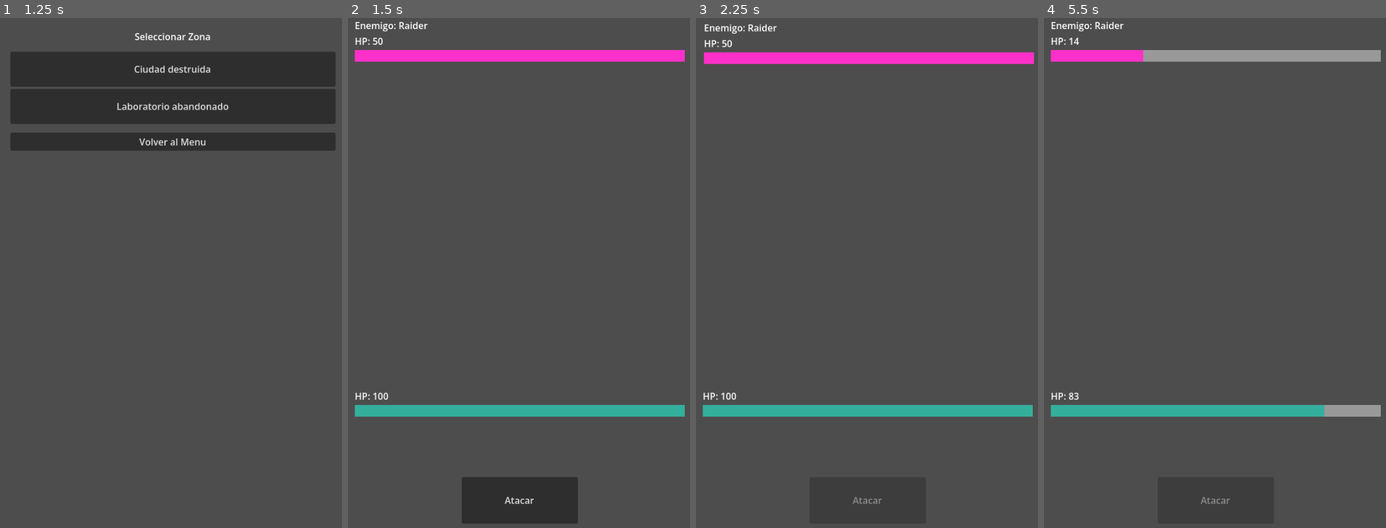
Above: before the commit, frames 1-4 (left to right).
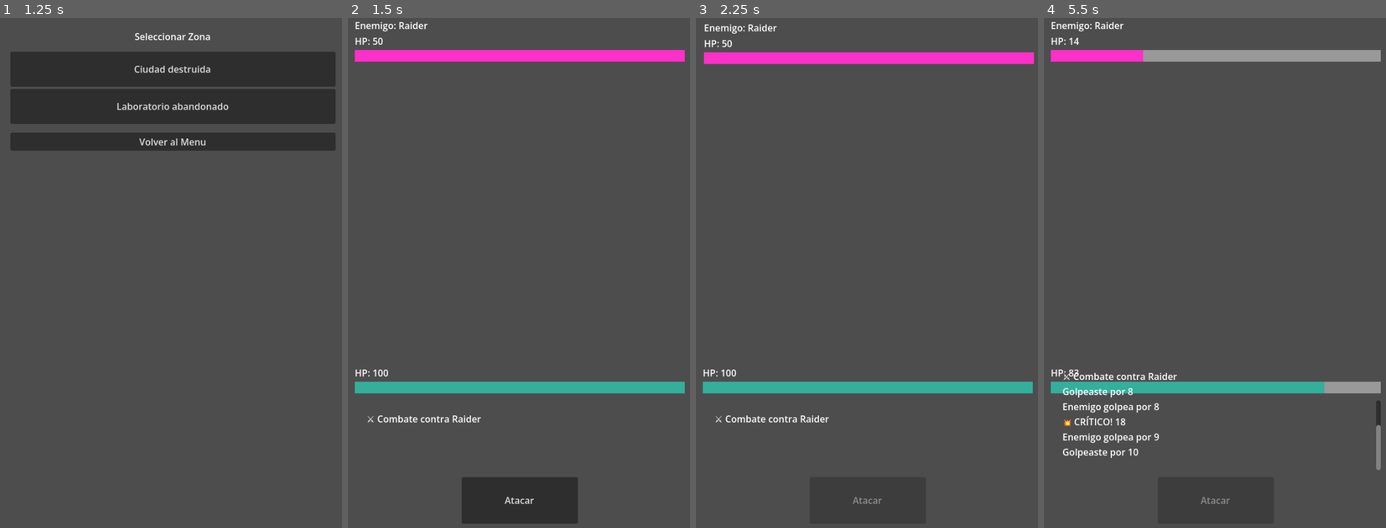
Above: after the commit, the same moments.

Repository: MirandaFrancoCBA/apocalypsheep
Game: Godot game, scene res://scenes/main_menu.tscn
Same seed, same stepped clock (60 frames per second), same inputs: the game is played once before the commit and once after it.
Inputs:
- Up to frame 1 (1.25 s): click "JUGAR" at 0.5 s
- Up to frame 2 (1.5 s): click "Ciudad destruida" at 1.25 s
- Up to frame 3 (2.25 s): click "Atacar" at 2 s
- Up to frame 4 (5.5 s): tap Enter at 2.75 s; click "Atacar" at 3.5 s; tap Space at 4.25 s; click "Atacar" at 5 s

Frame 1 is identical in both runs. In frame 2, 4.9% of the frame differs, in the area x 1-99%, y 68-80%; in frame 3, 4.9%; in frame 4, 5.6%, in the area x 1-99%, y 68-89%.

Commit message:
Fix: log corregido

Diff:
--- a/scenes/combat_screen.tscn
+++ b/scenes/combat_screen.tscn
@@ -89,9 +89,8 @@
 
 [node name="CombatLogContainer" type="ScrollContainer" parent="MarginContainer/VBoxContainer" unique_id=1739706393]
 clip_contents = false
-custom_minimum_size = Vector2(0, 80)
+custom_minimum_size = Vector2(50, 120)
 layout_mode = 2
-size_flags_vertical = 0
 follow_focus = true
 
 [node name="MarginContainer" type="MarginContainer" parent="MarginContainer/VBoxContainer/CombatLogContainer" unique_id=1638176513]
@@ -104,11 +103,10 @@
 theme_override_constants/margin_bottom = 20
 
 [node name="LabelResult" type="Label" parent="MarginContainer/VBoxContainer/CombatLogContainer/MarginContainer" unique_id=771717333]
-custom_minimum_size = Vector2(0, 50)
+custom_minimum_size = Vector2(50, 50)
 layout_mode = 2
-size_flags_vertical = 8
-autowrap_mode = 3
-clip_text = true
+size_flags_vertical = 0
+autowrap_mode = 2
 
 [node name="ButtonAttack" type="Button" parent="MarginContainer/VBoxContainer" unique_id=1997688783]
 custom_minimum_size = Vector2(200, 80)
--- a/scripts/ui/combat_screen.gd
+++ b/scripts/ui/combat_screen.gd
@@ -150,7 +150,8 @@
 # LOG (PRO + AUTO SCROLL + LIMIT)
 # ─────────────────────────────────────────
 func add_log(text: String) -> void:
-	var lines = []
+	var lines: Array = []
+
 	if not label_result.text.is_empty():
 		lines = label_result.text.split("\n")
 
@@ -161,15 +162,13 @@
 
 	label_result.text = "\n".join(lines)
 
-	# FORZAMOS la actualización del layout
-	label_result.custom_minimum_size.y = 0 # Reseteamos para que recalcule
-
-	# Esperamos dos frames para asegurar que el ScrollContainer vea el nuevo tamaño
+	# Esperar UN frame (suficiente)
 	await get_tree().process_frame
-	await get_tree().process_frame
-
-	# Ajustamos el scroll al final
-	log_container.scroll_vertical = int(log_container.get_v_scroll_bar().max_value)
+
+	# Scroll automático
+	var scrollbar = log_container.get_v_scroll_bar()
+	if scrollbar:
+		log_container.scroll_vertical = int(scrollbar.max_value)
 
 # ─────────────────────────────────────────
 # COMBATE
